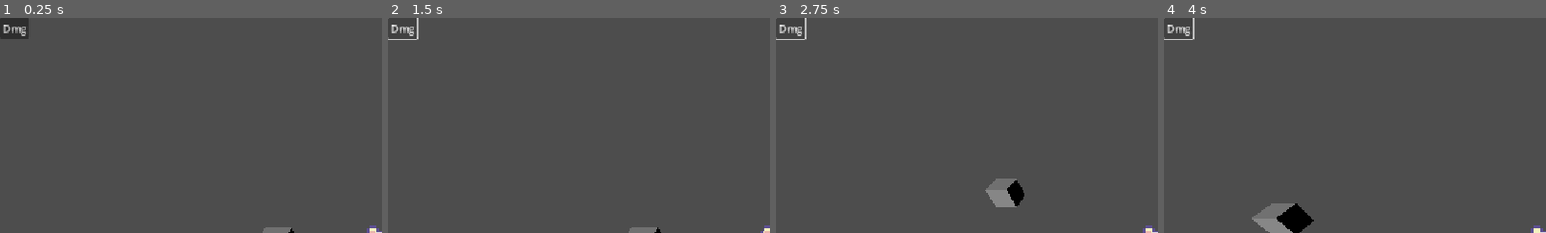
Above: before the commit, frames 1-4 (left to right).
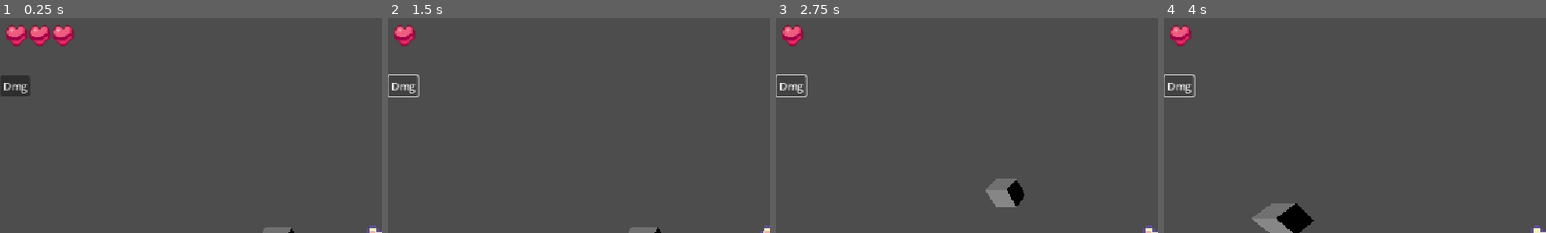
Above: after the commit, the same moments.

Repository: Hadri1005/projet-bomberman
Game: Godot game, scene res://main.tscn
Two runs of this game, one before a commit and one after it. Both use one fixed random seed, a clock stepped at 60 frames per second and the inputs below.
Inputs:
- Up to frame 1 (0.25 s): no input
- Up to frame 2 (1.5 s): click "Dmg" at 0.5 s; tap Enter at 1.25 s; hold D (ui_right) from 1.28 s (still down)
- Up to frame 3 (2.75 s): release D (ui_right) at 2.03 s; hold S (ui_down) from 2.03 s (still down)
- Up to frame 4 (4 s): release S (ui_down) at 2.78 s; hold D (ui_right) 2.78-3.53 s; hold Z (ui_up) from 3.53 s (still down)
The pictures show only the part of the screen within x 0-50%, y 0-50%; the shares and areas given below are measured in that part.

The runs differ from the first frame. In frame 1, 2.3% of the frame differs, in the area x 0-20%, y 0-37%; in frame 2, 0.8%; in frame 3, 0.8%; in frame 4, 0.8%.

Commit message:
ajout hud hp

Diff:
--- a/joueur/joueur.gd
+++ b/joueur/joueur.gd
@@ -6,17 +6,39 @@
 var current_health: int
 var last_direction: String = "south"
 @onready var sprite: AnimatedSprite3D = $AnimatedSprite3D
+@onready var heart_container: HBoxContainer = get_node("../HUD/HeartContainer")
+@export var spawn_point: Vector3 = Vector3(0, 0, 0)
+const HEART_IMAGE = preload("res://assets/IconsOutline_16px/Icon51.png")
 
-@export var spawn_point: Vector3 = Vector3(0, 0, 0)
 func _ready() -> void:
 	current_health = max_health
+	update_heart_display()
 
 func take_damage() -> void:
 	current_health = clampi(current_health - 1, 0, max_health)
+	update_heart_display()
 	global_position = spawn_point
 	print("Current Health: ", current_health)
 	if current_health <= 0:
 		die()
+
+func update_heart_display() -> void:
+	if not heart_container:
+		return
+
+	for child in heart_container.get_children():
+		child.queue_free()
+
+	for i in range(current_health):
+		var texture_rect = TextureRect.new()
+		texture_rect.texture = HEART_IMAGE
+
+		texture_rect.custom_minimum_size = Vector2(32, 32)
+		texture_rect.expand_mode = TextureRect.EXPAND_IGNORE_SIZE
+		texture_rect.stretch_mode = TextureRect.STRETCH_KEEP_ASPECT_CENTERED
+
+		heart_container.add_child(texture_rect)
+
 
 func die() -> void:
 	print("Player died!")
--- a/main.tscn
+++ b/main.tscn
@@ -11,7 +11,7 @@
 [node name="bomberman" type="Node3D" unique_id=662595357]
 
 [node name="DA SUN" type="DirectionalLight3D" parent="." unique_id=156880996]
-transform = Transform3D(1, 0, 0, 0, 0.82493466, 0.5652281, 0, -0.5652281, 0.82493466, 0, 1.4560716, 1.5276018)
+transform = Transform3D(1, 0, 0, 0, 0.82493466, 0.5652281, 0, -0.5652281, 0.82493466, 0, 2.4843664, 3.3090448)
 
 [node name="CharacterBody3D" parent="." unique_id=2072773866 instance=ExtResource("1_ig7tw")]
 
@@ -27,13 +27,24 @@
 shape = SubResource("BoxShape3D_x8p52")
 
 [node name="Button" type="Button" parent="." unique_id=762563097]
-offset_right = 8.0
-offset_bottom = 8.0
+offset_left = 1.0
+offset_top = 87.0
+offset_right = 45.0
+offset_bottom = 118.0
 text = "Dmg"
 script = ExtResource("2_0xm2m")
 
 [node name="mort" parent="." unique_id=1865817844 instance=ExtResource("3_h2yge")]
 visible = false
 
+[node name="HUD" type="CanvasLayer" parent="." unique_id=894252036]
+
+[node name="HeartContainer" type="HBoxContainer" parent="HUD" unique_id=993218820]
+offset_left = 9.0
+offset_top = 7.0
+offset_right = 145.0
+offset_bottom = 47.0
+theme_override_constants/separation = 3
+
 [connection signal="pressed" from="Button" to="CharacterBody3D" method="_on_button_pressed"]
 [connection signal="pressed" from="Button" to="Button" method="_on_pressed"]
Binary file added: assets/IconsOutline_16px/Icon11.png
Not shown, added: assets/IconsOutline_16px/Icon11.png.import
Binary file added: assets/IconsOutline_16px/Icon12.png
Not shown, added: assets/IconsOutline_16px/Icon12.png.import
Binary file added: assets/IconsOutline_16px/Icon15.png
Not shown, added: assets/IconsOutline_16px/Icon15.png.import
Binary file added: assets/IconsOutline_16px/Icon30.png
Not shown, added: assets/IconsOutline_16px/Icon30.png.import
Binary file added: assets/IconsOutline_16px/Icon49.png
Not shown, added: assets/IconsOutline_16px/Icon49.png.import
Binary file added: assets/IconsOutline_16px/Icon51.png
Not shown, added: assets/IconsOutline_16px/Icon51.png.import
(and 2 more such lines)
